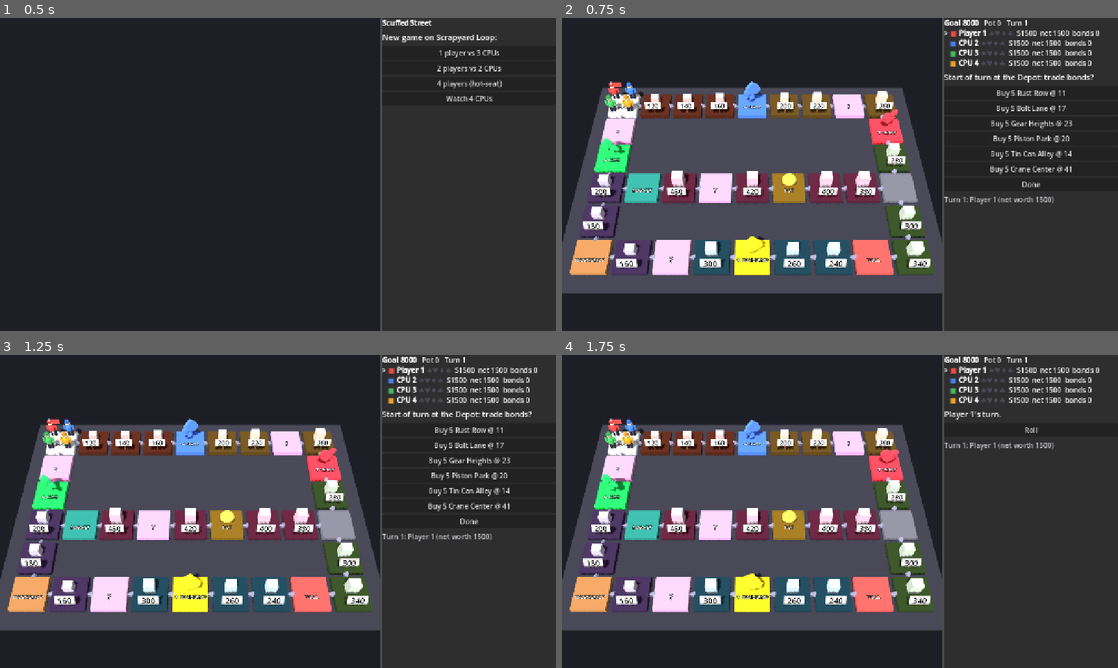
Above: before the commit, frames 1-4 (two rows, left to right).
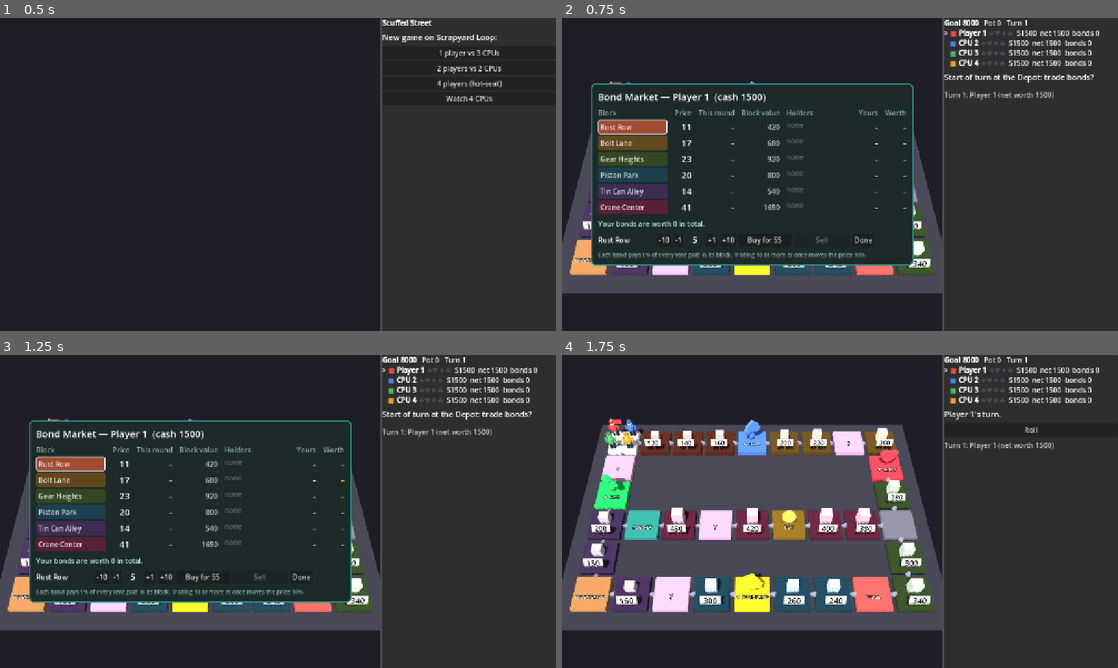
Above: after the commit, the same moments.

Repository: FuzzynessUK/ScuffedStreet
Game: Godot game, scene res://scenes/main.tscn
Two runs of this game, one before a commit and one after it. Both use one fixed random seed, a clock stepped at 60 frames per second and the inputs below.
Inputs:
- Up to frame 1 (0.5 s): no input
- Up to frame 2 (0.75 s): click "1 player vs 3 CPUs" at 0.5 s
- Up to frame 3 (1.25 s): no input
- Up to frame 4 (1.75 s): click "Done" at 1.25 s

Frame 1 is identical in both runs. In frame 2, 33% of the frame differs, in the area x 5-92%, y 20-80%; in frame 3, 33%; in frame 4, nothing differs.

Commit message:
Bond Market screen
A table of every block: bond price, its move since the round began, block
value, each player's holdings and what yours are worth, with an amount
selector and Buy/Sell buttons showing the total. GameState snapshots bond
prices at the start of each round for the change column.

Co-Authored-By: Claude Opus 5.5 <noreply@anthropic.com>

Diff:
--- a/scripts/core/game_state.gd
+++ b/scripts/core/game_state.gd
@@ -27,6 +27,7 @@
 var players: Array[PlayerState] = []
 var lots := {}           # lot space id -> {owner, tier, boost: float, blackout: bool}
 var bond_pressure := {}  # block id -> price multiplier until its value next changes
+var bond_round_start := {}  # block id -> bond price when this round began
 var pot := 0
 var current := 0
 var turn := 1
@@ -59,6 +60,7 @@
 	bond_pressure.clear()
 	pot = 0
 	_refill_heap()
+	snapshot_bond_prices()
 	current = 0
 	turn = 1
 	winner = -1
@@ -271,6 +273,7 @@
 		current = (current + 1) % n
 		if current == 0:
 			turn += 1
+			snapshot_bond_prices()
 		if not players[current].broke:
 			return
 
@@ -468,3 +471,22 @@
 	p.skip_move = false
 	_note("%s is stuck in traffic and doesn't move" % p.name, "loss", p.index, p.position)
 	return true
+
+
+# --- bond prices over time --------------------------------------------------
+
+func snapshot_bond_prices() -> void:
+	for block in board.blocks:
+		bond_round_start[block] = bond_price(block)
+
+
+## How far the block's bond price has moved since this round began.
+func bond_change(block: String) -> int:
+	return bond_price(block) - bond_round_start.get(block, bond_price(block))
+
+
+func bonds_held(block: String) -> int:
+	var n := 0
+	for q in players:
+		n += q.bonds_in(block)
+	return n
--- a/scripts/ui/main.gd
+++ b/scripts/ui/main.gd
@@ -4,6 +4,7 @@
 
 signal chosen(value)
 signal heap_picked(slot: int)
+signal market_action(act: Array)
 
 const BOARD_PATH := "res://boards/scrapyard_loop.json"
 const STEP_DELAY := 0.32
@@ -11,6 +12,7 @@
 const BOND_LOT := 5  # bonds per market button press
 const HEAP_COLUMNS := 5
 const HEAP_BACK := Color("#f29bd0")  # card backs: the Wildcard space colour
+const MARKET_HEADERS := ["Block", "Price", "This round", "Block value", "Holders", "Yours", "Worth"]
 const SETUPS := [
 	["1 player vs 3 CPUs", [false, true, true, true]],
 	["2 players vs 2 CPUs", [false, false, true, true]],
@@ -37,6 +39,16 @@
 var heap_title: Label
 var heap_reveal: Label
 var heap_buttons: Array[Button] = []
+var market_panel: Control
+var market_title: Label
+var market_grid: GridContainer
+var market_total: Label
+var market_selected: Label
+var market_qty_label: Label
+var market_buy: Button
+var market_sell: Button
+var _market_block := ""
+var _market_qty := 5
 
 
 func _ready() -> void:
@@ -88,6 +100,7 @@
 	banner.add_theme_color_override("font_outline_color", Color.BLACK)
 	board_area.add_child(banner)
 	_build_heap(board_area)
+	_build_market(board_area)
 
 	var panel := PanelContainer.new()
 	panel.custom_minimum_size = Vector2(400, 0)
@@ -377,25 +390,185 @@
 		Cpu.trade(game, p)
 		_refresh()
 		return
+	prompt_label.text = prompt
+	for c in buttons.get_children():
+		c.queue_free()
+	if _market_block == "" or not game.board.blocks.has(_market_block):
+		_market_block = game.board.blocks.keys()[0]
+	_market_qty = BOND_LOT
+	market_panel.visible = true
 	while true:
-		var choices := []
-		for block in game.board.blocks:
-			var price := game.bond_price(block)
-			var bname: String = game.board.blocks[block].name
-			if p.cash >= price * BOND_LOT:
-				choices.append(["Buy %d %s @ %d" % [BOND_LOT, bname, price], ["buy", block]])
-			if p.bonds_in(block) > 0:
-				var n := mini(BOND_LOT, p.bonds_in(block))
-				choices.append(["Sell %d %s @ %d" % [n, bname, price], ["sell", block, n]])
-		choices.append(["Done", null])
-		var pick = await _ask(p, prompt, choices)
-		if pick == null:
-			return
-		if pick[0] == "buy":
-			game.buy_bonds(p, pick[1], BOND_LOT)
+		_fill_market(p)
+		var act: Array = await market_action
+		match act[0]:
+			"select":
+				_market_block = act[1]
+			"qty":
+				_market_qty = clampi(_market_qty + act[1], 1, GameState.MAX_BOND_TRADE)
+			"buy":
+				game.buy_bonds(p, _market_block, _market_qty)
+			"sell":
+				game.sell_bonds(p, _market_block, mini(_market_qty, p.bonds_in(_market_block)))
+			"done":
+				break
+		_refresh()
+	market_panel.visible = false
+
+
+## The Bond Market: a table of every block's bond price, its move this round,
+## who holds what, and buy/sell controls for the selected block.
+func _build_market(parent: Control) -> void:
+	var center := CenterContainer.new()
+	center.set_anchors_preset(Control.PRESET_FULL_RECT)
+	center.mouse_filter = Control.MOUSE_FILTER_IGNORE
+	center.visible = false
+	parent.add_child(center)
+	market_panel = center
+	var panel := PanelContainer.new()
+	var bg := StyleBoxFlat.new()
+	bg.bg_color = Color("#1c2a2a")
+	bg.border_color = Color("#2e8b80")
+	bg.set_border_width_all(3)
+	bg.set_corner_radius_all(10)
+	bg.set_content_margin_all(16)
+	panel.add_theme_stylebox_override("panel", bg)
+	center.add_child(panel)
+	var col := VBoxContainer.new()
+	col.add_theme_constant_override("separation", 10)
+	panel.add_child(col)
+
+	market_title = Label.new()
+	market_title.add_theme_font_size_override("font_size", 22)
+	col.add_child(market_title)
+	market_grid = GridContainer.new()
+	market_grid.columns = MARKET_HEADERS.size()
+	market_grid.add_theme_constant_override("h_separation", 16)
+	market_grid.add_theme_constant_override("v_separation", 4)
+	col.add_child(market_grid)
+	market_total = Label.new()
+	market_total.add_theme_color_override("font_color", Color("#bfe8e2"))
+	col.add_child(market_total)
+
+	var trade := HBoxContainer.new()
+	trade.add_theme_constant_override("separation", 6)
+	col.add_child(trade)
+	market_selected = Label.new()
+	market_selected.custom_minimum_size = Vector2(130, 0)
+	trade.add_child(market_selected)
+	for d in [-10, -1]:
+		trade.add_child(_market_button("%d" % d, ["qty", d]))
+	market_qty_label = Label.new()
+	market_qty_label.custom_minimum_size = Vector2(40, 0)
+	market_qty_label.horizontal_alignment = HORIZONTAL_ALIGNMENT_CENTER
+	market_qty_label.add_theme_font_size_override("font_size", 20)
+	trade.add_child(market_qty_label)
+	for d in [1, 10]:
+		trade.add_child(_market_button("+%d" % d, ["qty", d]))
+	market_buy = _market_button("Buy", ["buy"])
+	market_buy.custom_minimum_size = Vector2(120, 0)
+	trade.add_child(market_buy)
+	market_sell = _market_button("Sell", ["sell"])
+	market_sell.custom_minimum_size = Vector2(130, 0)
+	trade.add_child(market_sell)
+	trade.add_child(_market_button("Done", ["done"]))
+
+	var note := Label.new()
+	note.text = ("Each bond pays %d%% of every rent paid in its block. " +
+			"Trading %d or more at once moves the price %d%%.") % [
+			roundi(GameState.DIVIDEND_RATE * 100), GameState.BIG_BOND_TRADE,
+			roundi(GameState.BOND_PRESSURE * 100)]
+	note.add_theme_font_size_override("font_size", 13)
+	note.add_theme_color_override("font_color", Color("#8fb0ab"))
+	col.add_child(note)
+
+
+func _market_button(text: String, act: Array) -> Button:
+	var b := Button.new()
+	b.text = text
+	b.pressed.connect(func(): market_action.emit(act))
+	return b
+
+
+func _fill_market(p: PlayerState) -> void:
+	market_title.text = "Bond Market — %s  (cash %d)" % [p.name, p.cash]
+	for c in market_grid.get_children():
+		market_grid.remove_child(c)
+		c.queue_free()
+	for h in MARKET_HEADERS:
+		var l := Label.new()
+		l.text = h
+		l.add_theme_color_override("font_color", Color("#8fb0ab"))
+		market_grid.add_child(l)
+
+	var my_total := 0
+	for block in game.board.blocks:
+		var info: Dictionary = game.board.blocks[block]
+		var price := game.bond_price(block)
+		var change := game.bond_change(block)
+		var mine := p.bonds_in(block)
+		my_total += mine * price
+
+		var name_btn := Button.new()
+		name_btn.text = info.name
+		name_btn.alignment = HORIZONTAL_ALIGNMENT_LEFT
+		name_btn.custom_minimum_size = Vector2(160, 0)
+		var swatch := StyleBoxFlat.new()
+		swatch.bg_color = info.color.darkened(0.15 if block == _market_block else 0.55)
+		swatch.set_corner_radius_all(4)
+		swatch.set_content_margin_all(5)
+		if block == _market_block:
+			swatch.set_border_width_all(2)
+			swatch.border_color = Color.WHITE
+		for state in ["normal", "hover", "pressed", "focus"]:
+			name_btn.add_theme_stylebox_override(state, swatch)
+		name_btn.pressed.connect(func(): market_action.emit(["select", block]))
+		market_grid.add_child(name_btn)
+
+		market_grid.add_child(_cell("%d" % price, Color.WHITE, 20))
+		if change > 0:
+			market_grid.add_child(_cell("▲ %d" % change, KIND_COLORS.gain))
+		elif change < 0:
+			market_grid.add_child(_cell("▼ %d" % -change, KIND_COLORS.loss))
 		else:
-			game.sell_bonds(p, pick[1], pick[2])
-		_refresh()
+			market_grid.add_child(_cell("–", KIND_COLORS.info))
+		market_grid.add_child(_cell("%d" % game.block_value(block), KIND_COLORS.info))
+
+		var holders := RichTextLabel.new()
+		holders.bbcode_enabled = true
+		holders.fit_content = true
+		holders.autowrap_mode = TextServer.AUTOWRAP_OFF
+		holders.custom_minimum_size = Vector2(150, 0)
+		var parts := PackedStringArray()
+		for q in game.players:
+			if q.bonds_in(block) > 0:
+				parts.append("[color=#%s]■[/color]%d" % [
+						BoardView.PLAYER_COLORS[q.index].to_html(false), q.bonds_in(block)])
+		holders.text = " ".join(parts) if not parts.is_empty() else "[color=#666666]none[/color]"
+		market_grid.add_child(holders)
+
+		market_grid.add_child(_cell("%d" % mine if mine > 0 else "–", Color.WHITE))
+		market_grid.add_child(_cell("%d" % (mine * price) if mine > 0 else "–", Color("#ffe48a")))
+
+	market_total.text = "Your bonds are worth %d in total." % my_total
+	var price := game.bond_price(_market_block)
+	var held := p.bonds_in(_market_block)
+	var sell_n := mini(_market_qty, held)
+	market_selected.text = game.board.blocks[_market_block].name
+	market_qty_label.text = "%d" % _market_qty
+	market_buy.text = "Buy for %d" % (price * _market_qty)
+	market_buy.disabled = p.cash < price * _market_qty
+	market_sell.text = "Sell %d for %d" % [sell_n, price * sell_n] if held > 0 else "Sell"
+	market_sell.disabled = held == 0
+
+
+func _cell(text: String, color: Color, size := 16) -> Label:
+	var l := Label.new()
+	l.text = text
+	l.add_theme_color_override("font_color", color)
+	l.add_theme_font_size_override("font_size", size)
+	l.horizontal_alignment = HORIZONTAL_ALIGNMENT_RIGHT
+	return l
+
 
 
 ## Shows buttons and waits for a pick. CPU players (and only they) get
Not shown, added: tests/_preview_market.gd.uid
Not shown, changed: docs/DESIGN.md
